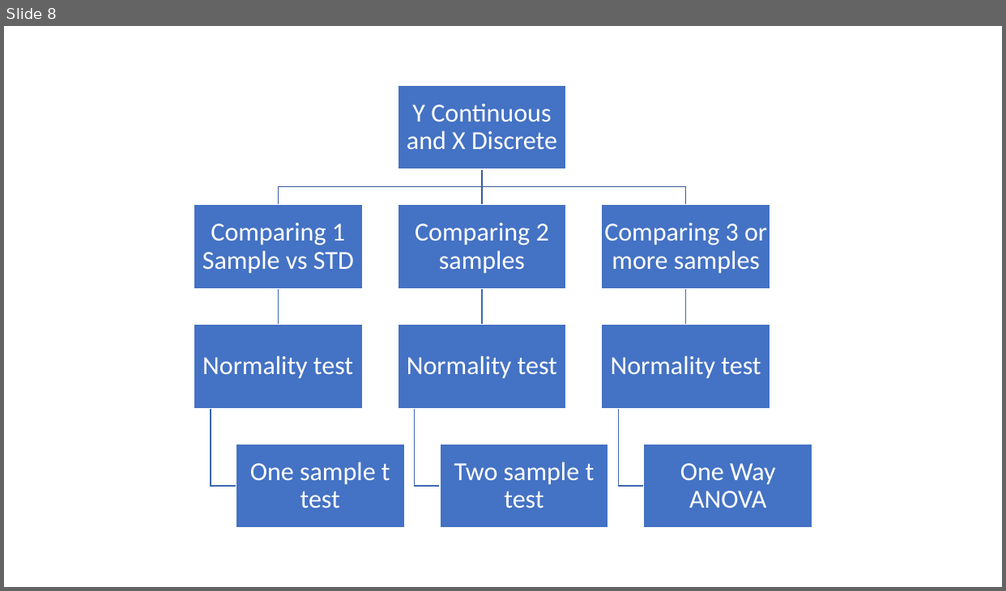
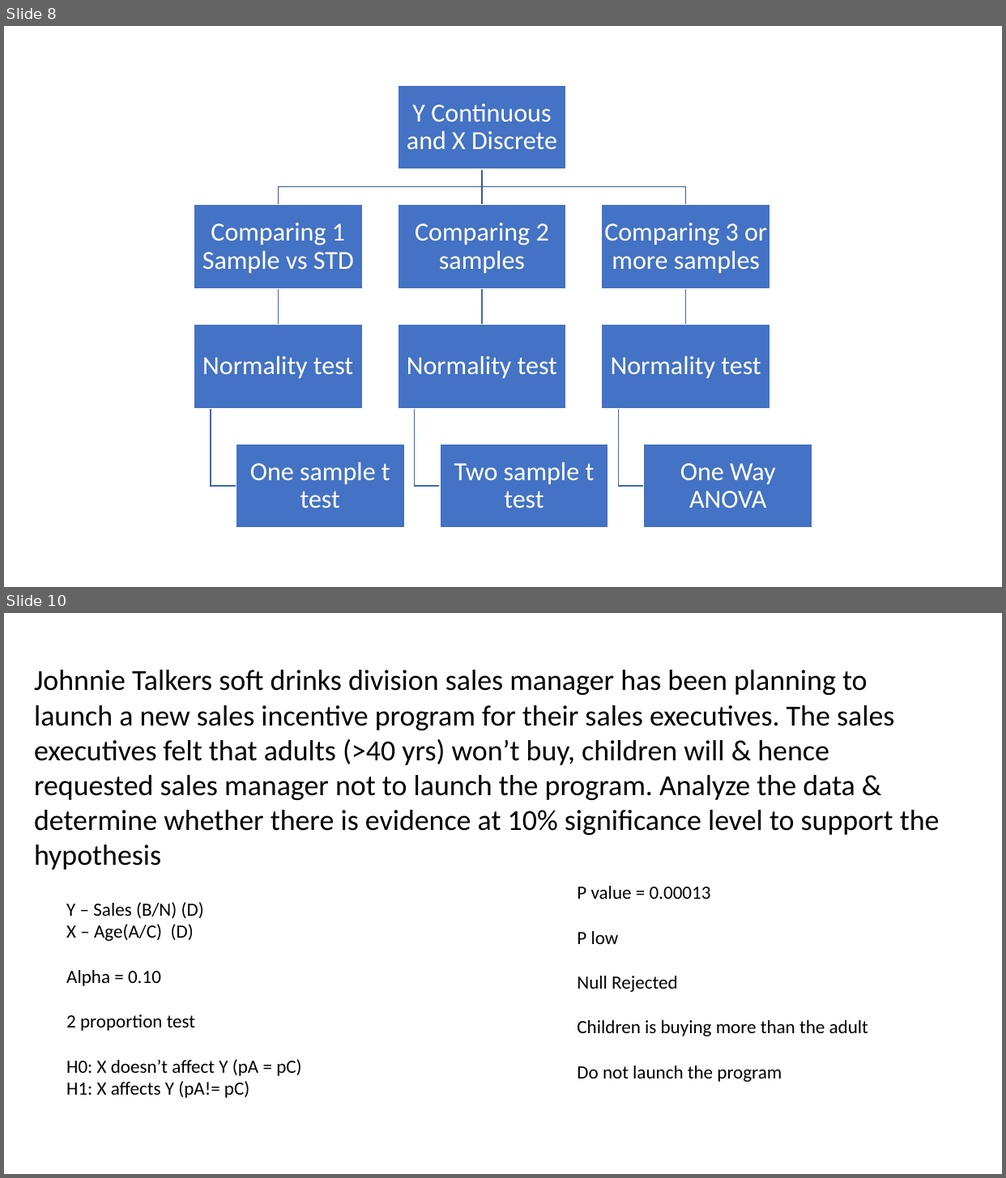
Before and after one commit to Rajeshprd/Decodr-batch-2-, a slide deck: Inferential Statistics.pptx. Shown one above the other, each under a label of ours: slide 8 before the commit, slides 8 and 10 after it; the slides between them are not shown. The pictures are 1006x591 and 1006x1178 pixels, drawn with LibreOffice and Linux fonts; fonts in the diff are those of the drawing. Boxes give left, top, right and bottom in pixels: in the first picture for what was removed or moved away, otherwise in the second. Text is boxed around its words. In the diff, an @@ line names an element or a change of style, - is before the commit and + after.

```diff
--- a/Inferential Statistics.pptx
+++ b/Inferential Statistics.pptx
@@ slide 10 added at [4, 613, 1002, 1174], background #FFFFFF @@
@@ text added at [34, 670, 940, 870], 28 pt, text #000000 @@
+Johnnie Talkers soft drinks division sales manager has been planning to launch a new sales incentive program for their sales executives. The sales executives felt that adults (>40 yrs) won’t buy, children will & hence requested sales manager not to launch the program. Analyze the data & determine whether there is evidence at 10% significance level to support the hypothesis
@@ text added at [66, 902, 301, 1098], 18 pt, text #000000 @@
+Y – Sales (B/N) (D)
+X – Age(A/C) (D)
+Alpha = 0.10
+2 proportion test
+H0: X doesn’t affect Y (pA = pC)
+H1: X affects Y (pA!= pC)
@@ text added at [577, 886, 868, 1082], 18 pt, text #000000 @@
+P value = 0.00013
+P low
+Null Rejected
+Children is buying more than the adult
+Do not launch the program
```
Also in this commit, not shown: 8 other slides added.
